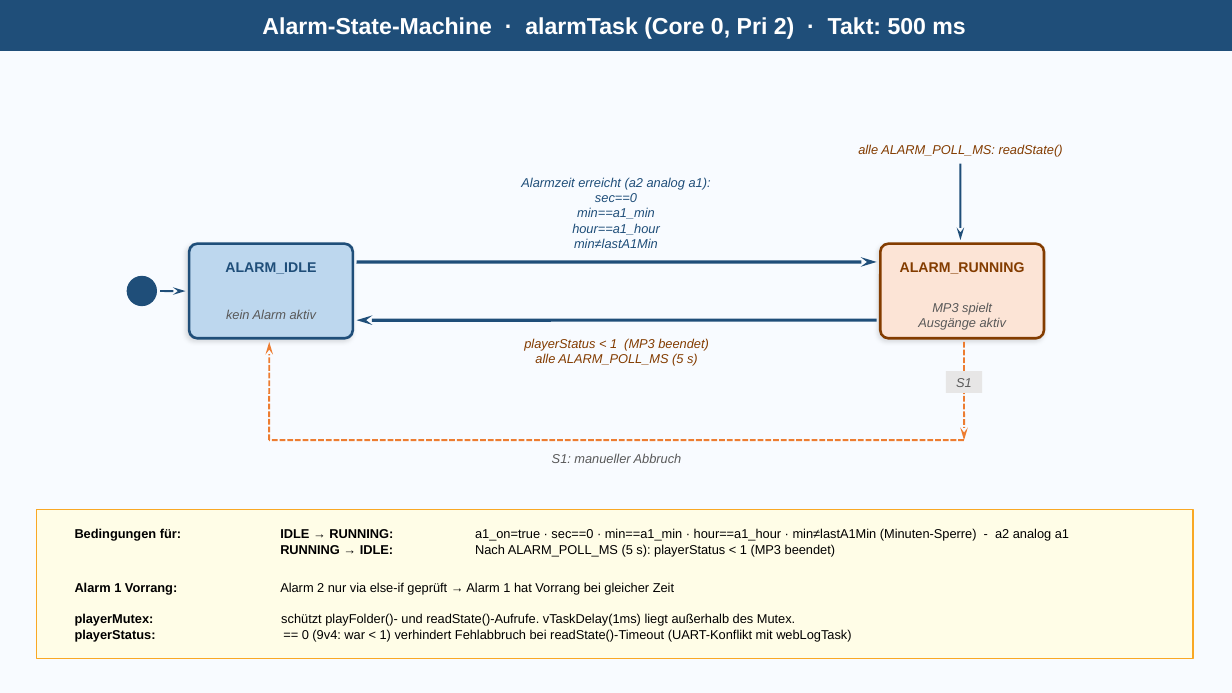
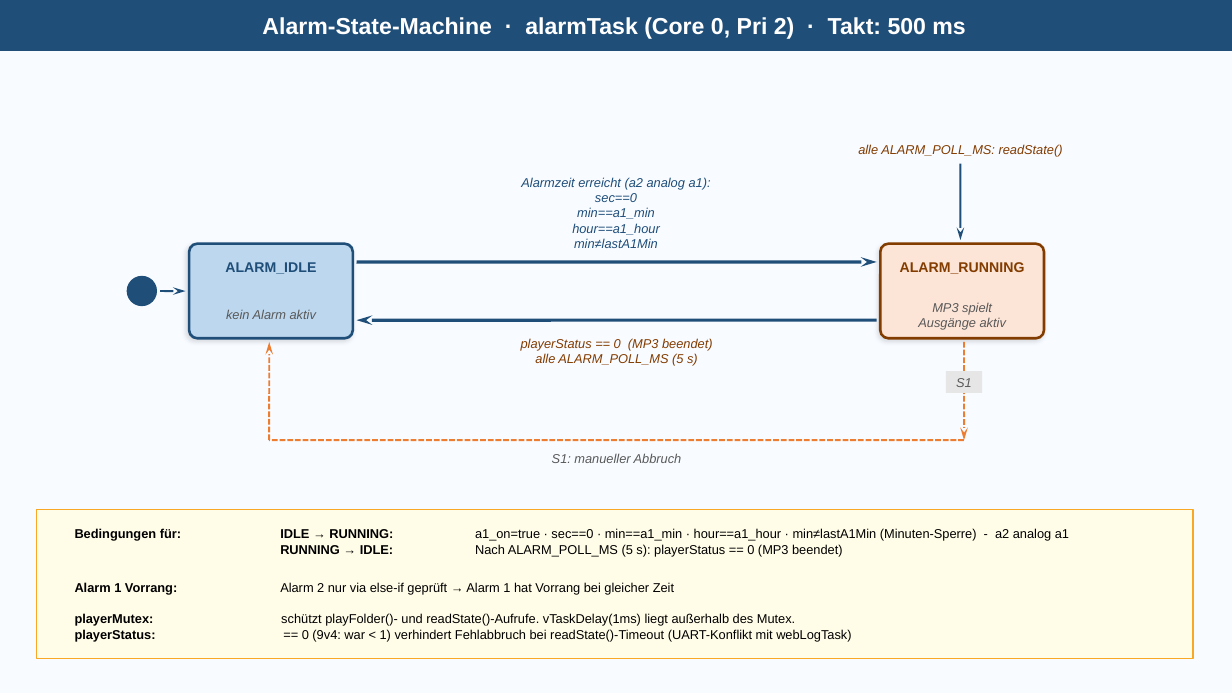
Before and after one commit to bernd2704-cpu/bTn_Wecker_Projekt, a slide deck: slide 1 of Dokumentation/Diagramme/bTn_Wecker_StateMachines.pptx. Drawn at 1232x693 pixels with LibreOffice and Linux fonts; fonts in the diff are those of the drawing. Boxes give left, top, right and bottom in pixels: in the first picture for what was removed or moved away, otherwise in the second. Text is boxed around its words. In the diff, an @@ line names an element or a change of style, - is before the commit and + after.

```diff
--- a/Dokumentation/Diagramme/bTn_Wecker_StateMachines.pptx
+++ b/Dokumentation/Diagramme/bTn_Wecker_StateMachines.pptx
@@ text at [521, 338, 713, 351]: text changed @@
-playerStatus < 1 (MP3 beendet)
+playerStatus == 0 (MP3 beendet)
@@ text at [475, 544, 843, 557]: text changed @@
-RUNNING → IDLE: Nach ALARM_POLL_MS (5 s): playerStatus < 1 (MP3 beendet)
+RUNNING → IDLE: Nach ALARM_POLL_MS (5 s): playerStatus == 0 (MP3 beendet)
```
